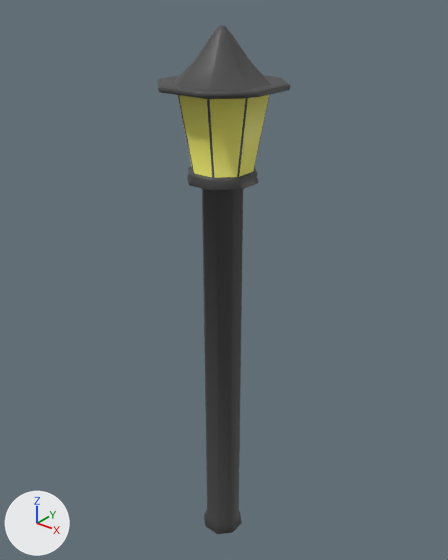
Two versions of the FBX model Assets/Models/scenes models/street_lamp.fbx, one commit apart.
The view is the same before and after, from a 50 mm lens placed at (1.85, -2.29, 3.15), pointed at (-0.06, 0.08, 1.68). Lighting does not change. The marker at lower left points along +X, +Y and +Z. The picture after the commit comes second. Where no turn or scale is listed for an object, it has been applied to the vertices.
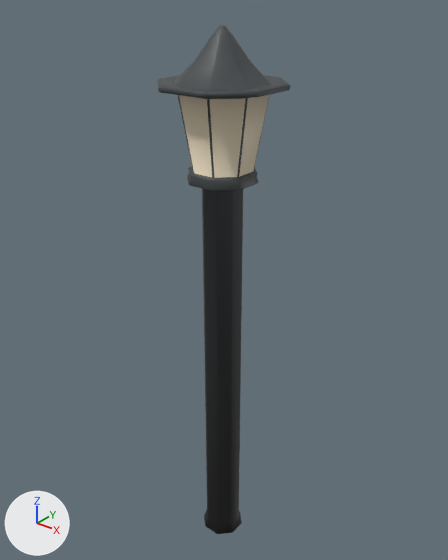
Where the newer file only moved an object's origin or applied its transform, the numbers keep the older frame.

The change, as a diff of the scene's bpy script:
```diff
--- a/Assets/Models/scenes models/street_lamp.fbx.py
+++ b/Assets/Models/scenes models/street_lamp.fbx.py
@@ img_atlas_png @@
+img_atlas_png = load_image('atlas.png', '../Textures/atlas.png', 2048, 2048, 'sRGB')
@@ mat_material_007 @@
+mat_material_007 = principled_material('Material.007')
+mat_material_007.texture = img_atlas_png
@@ me_cube_001 @@
 me_cube_001.from_pydata(...)  # 320 vertices, 354 faces; spans x -0.29..0.29, y -0.29..0.29, z 0.0..2.96
 # used by ob_cube_001; location = (0.0, 0.0, 0.0)
+# me_cube_001 part 1: all 8 faces that had it switch from mat_material_004 (yellow #e7e368) to mat_material_007 (picture img_atlas_png)
+# me_cube_001 part 2: all 346 faces that had it switch from mat_material (dark grey #474747) to mat_material_007 (picture img_atlas_png)
+# me_cube_001 part 3: texture (UV) coordinates of 354 of 354 faces, centred in x -0.29..0.29, y -0.29..0.29, z 0.0..2.96, changed; they spanned u 0.12..0.87, v 0.0..0.93 and now span u 0.14..0.27, v 0.51..0.99
```

Location of each change, (x1, y1, x2, y2) in pixels of the pictures (448 x 560 px):
'Cube.001', recoloured, surface changed
    both: (176, 93, 271, 534)
part 1 of me_cube_001, recoloured (yellow to brown)
    both: (178, 95, 269, 178)
part 2 of me_cube_001, recoloured
    both: (176, 93, 271, 534)
part 3 of me_cube_001, surface changed
    both: (176, 93, 271, 534)
